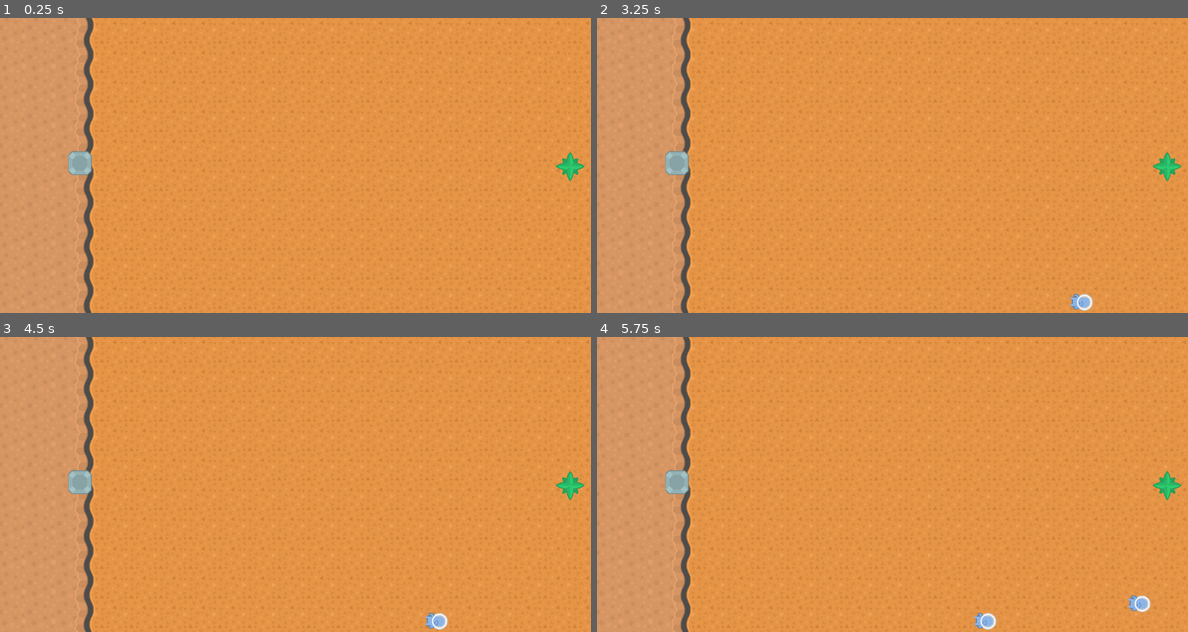
Above: before the commit, frames 1-4 (two rows, left to right).
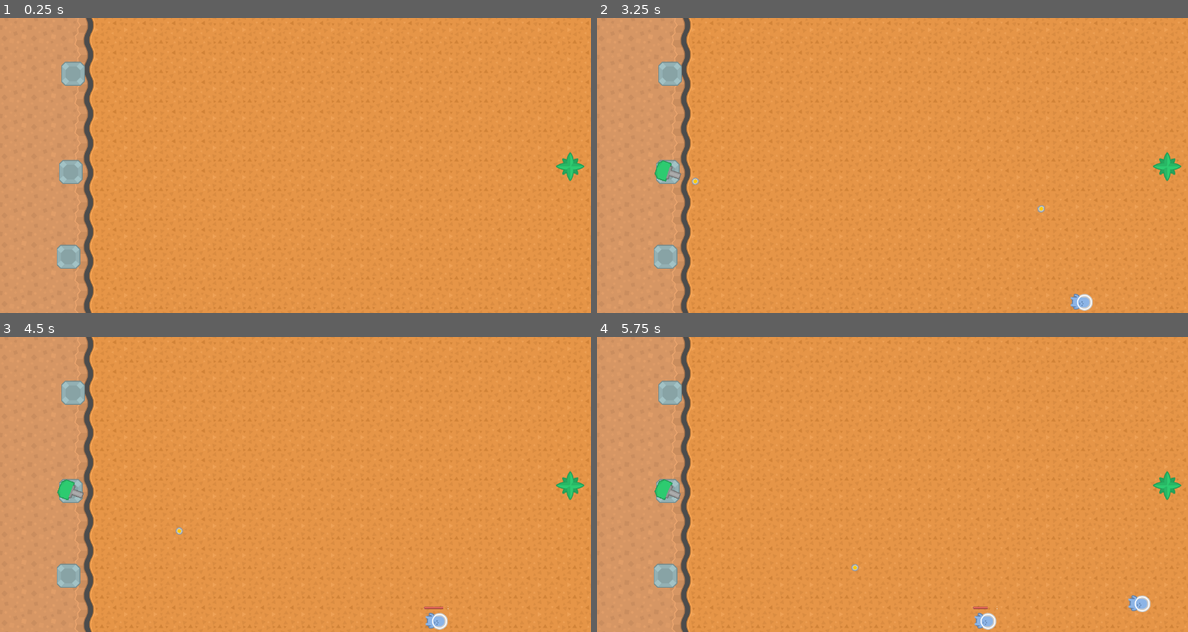
Above: after the commit, the same moments.

Repository: Mynijo/GateDefense
Game: Godot game, scene res://terrain/Map01.tscn
Two runs of this game, one before a commit and one after it. Both use one fixed random seed, a clock stepped at 60 frames per second and the inputs below.
Inputs (mouse positions are in pixels of both pictures, inside the frame that each line leads up to):
- Up to frame 1 (0.25 s): no input
- Up to frame 2 (3.25 s): tap Enter at 0.5 s; move the mouse to (679, 162) at 0.52 s; click (679, 162) at 0.67 s; move the mouse to (774, 180) at 1.27 s; click (774, 180) at 1.42 s; move the mouse to (951, 100) at 2.02 s; click (951, 100) at 2.17 s; move the mouse to (862, 224) at 2.77 s; click (862, 224) at 2.92 s
- Up to frame 3 (4.5 s): move the mouse to (472, 528) at 3.52 s; click (472, 528) at 3.67 s; move the mouse to (118, 440) at 4.27 s; click (118, 440) at 4.42 s
- Up to frame 4 (5.75 s): move the mouse to (922, 484) at 5.02 s; click (922, 484) at 5.17 s

The runs differ from the first frame. In frame 1, 1.1% of the frame differs, in the area x 9-16%, y 14-85%; in frame 2, 1.1%; in frame 3, 1.2%, in the area x 9-76%, y 14-93%; in frame 4, 1.1%.
Error before the commit: Parse Error: The method "get_paten" isn't declared in the current class. (res://Tower/TowerPlace.gd:8)

Commit message:
Auto map init

Diff:
--- a/Player/Gate.gd
+++ b/Player/Gate.gd
@@ -20,3 +20,6 @@
 	health -= damage
 	if health <= 0:
 		pass
+
+func set_player(_player):
+	player = _player
--- a/Tower/TowerPlace.gd
+++ b/Tower/TowerPlace.gd
@@ -3,9 +3,6 @@
 export (PackedScene) var player
 
 var placed = false
-
-func ready():
-	self.connect("shoot", self.get_paten(), "_on_Tower_shoot")
 
 func _on_Area2D_input_event(viewport, event, shape_idx):
 	if event is InputEventMouseButton and !placed:
@@ -17,3 +14,6 @@
 			add_child(t)
 			t.spawn(position.normalized())
 			placed = true
+
+func set_player(_player):
+	player = _player
--- a/Tower/TowerPlace.tscn
+++ b/Tower/TowerPlace.tscn
@@ -1,7 +1,8 @@
-[gd_scene load_steps=4 format=2]
+[gd_scene load_steps=5 format=2]
 
 [ext_resource path="res://Tower/TowerPlace.gd" type="Script" id=1]
-[ext_resource path="res://media/towerDefense_tilesheet.png" type="Texture" id=2]
+[ext_resource path="res://Tower/TowerPhy.tscn" type="PackedScene" id=2]
+[ext_resource path="res://media/towerDefense_tilesheet.png" type="Texture" id=3]
 
 [sub_resource type="RectangleShape2D" id=1]
 
@@ -15,12 +16,12 @@
 __meta__ = {
 "_edit_group_": true
 }
-tower = null
+tower = ExtResource( 2 )
 player = null
 
 [node name="Sprite" type="Sprite" parent="." index="0"]
 
-texture = ExtResource( 2 )
+texture = ExtResource( 3 )
 region_enabled = true
 region_rect = Rect2( 327, 1285.49, 52, 54 )
 _sections_unfolded = [ "Region" ]
--- a/terrain/Map01.gd
+++ b/terrain/Map01.gd
@@ -2,8 +2,9 @@
 
 
 func _ready():
-	$Gate.player = $Player
-	$TowerPlace.player = $Player
+	for x in get_children():
+		if x.has_method('set_player'):
+			x.set_player($Player)
 
 func _on_Tower_shoot(bullet, _position, _direction):
     var b = bullet.instance()
--- a/terrain/Map01.tscn
+++ b/terrain/Map01.tscn
@@ -51,4 +51,13 @@
 
 [node name="TowerPlace" parent="." index="4" instance=ExtResource( 6 )]
 
+position = Vector2( 159.277, 121.563 )
 tower = ExtResource( 7 )
+
+[node name="TowerPlace2" parent="." index="5" instance=ExtResource( 6 )]
+
+position = Vector2( 154.037, 335.207 )
+
+[node name="TowerPlace3" parent="." index="6" instance=ExtResource( 6 )]
+
+position = Vector2( 149.455, 519.35 )
